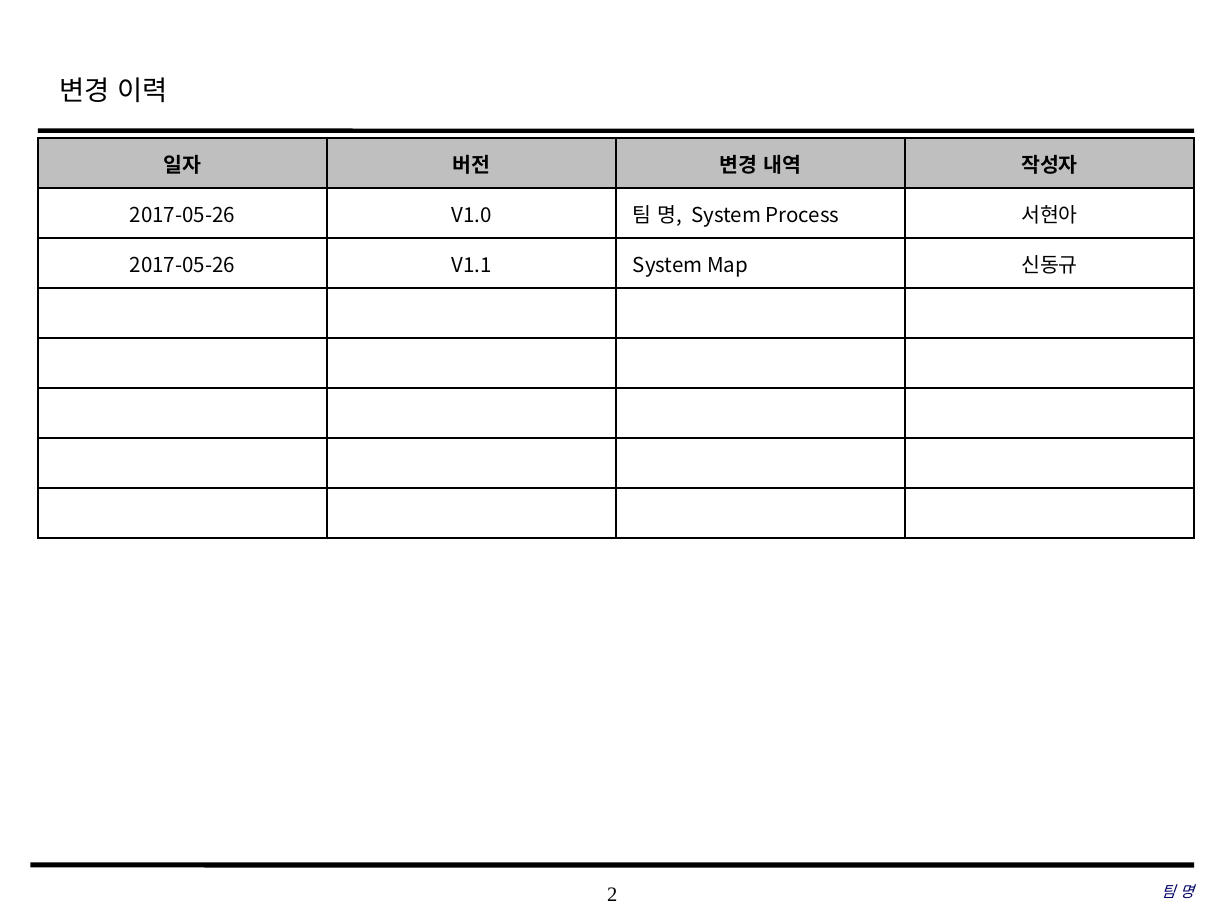
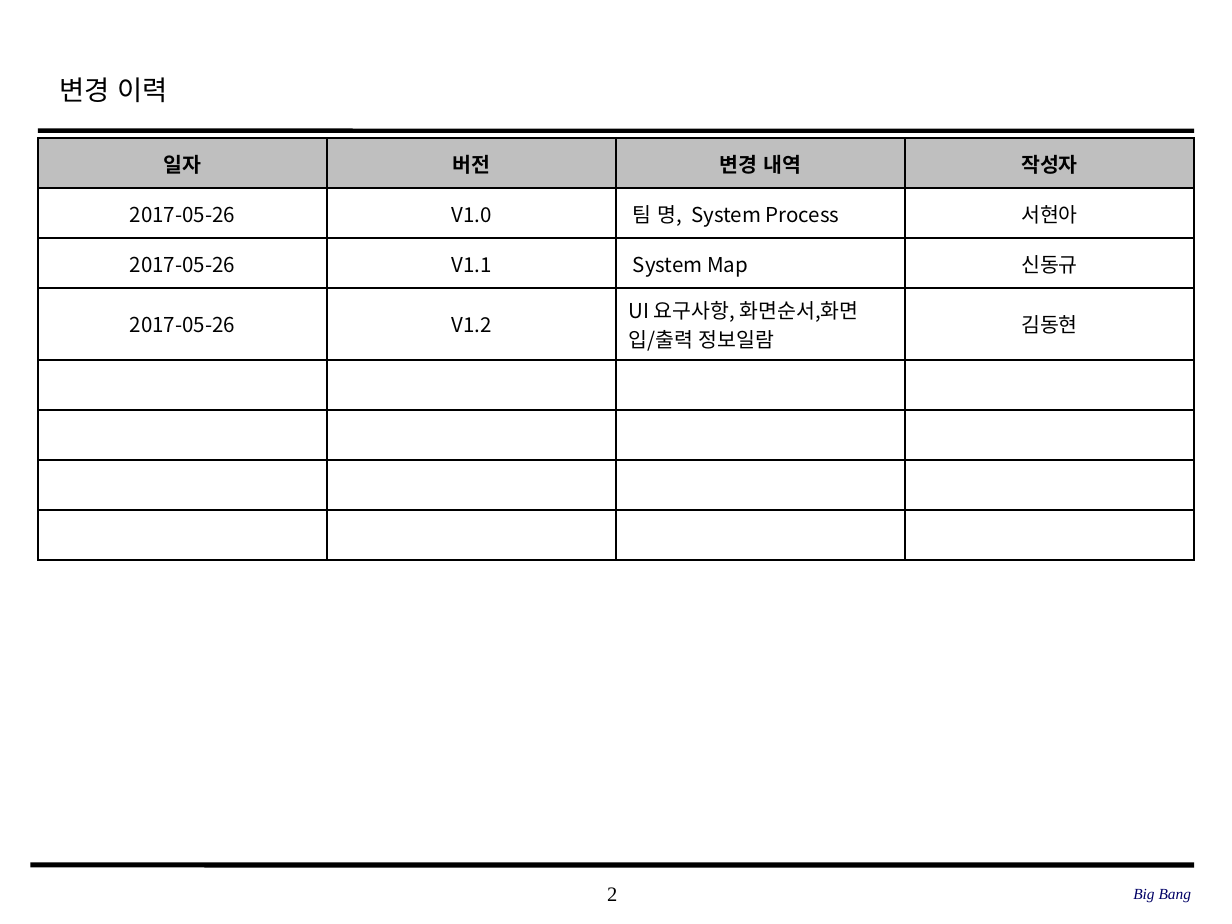
Before and after one commit to SE-admin/SE2017_1_bigbang, a slide deck: slide 2 of doc/3_ 설계서/UI Design Template.pptx. Drawn at 1232x924 pixels with LibreOffice and Linux fonts; fonts in the diff are those of the drawing; background and template pictures are left out. Boxes give left, top, right and bottom in pixels: in the first picture for what was removed or moved away, otherwise in the second. Text is boxed around its words. In the diff, an @@ line names an element or a change of style, - is before the commit and + after.

Commit message:
UI Design Template 변경 UI 요구사항, 화면순서,화면 입/출력 정보일람

```diff
--- a/doc/3_ 설계서/UI Design Template.pptx
+++ b/doc/3_ 설계서/UI Design Template.pptx
@@ table at [38,138,1196,549] @@
+row 4: 2017-05-26 | V1.2 | UI 요구사항, 화면순서,화면 입/출력 정보일람 | 김동현
-row 8:  |  |  | 
@@ text added at [1133,889,1192,903], 9 pt, text #000066, italic @@
+Big Bang
@@ text removed at [1161,885,1194,898] @@
-팀 명
```
Also in this commit, not shown: 5 other slides changed, 8 slides added.
